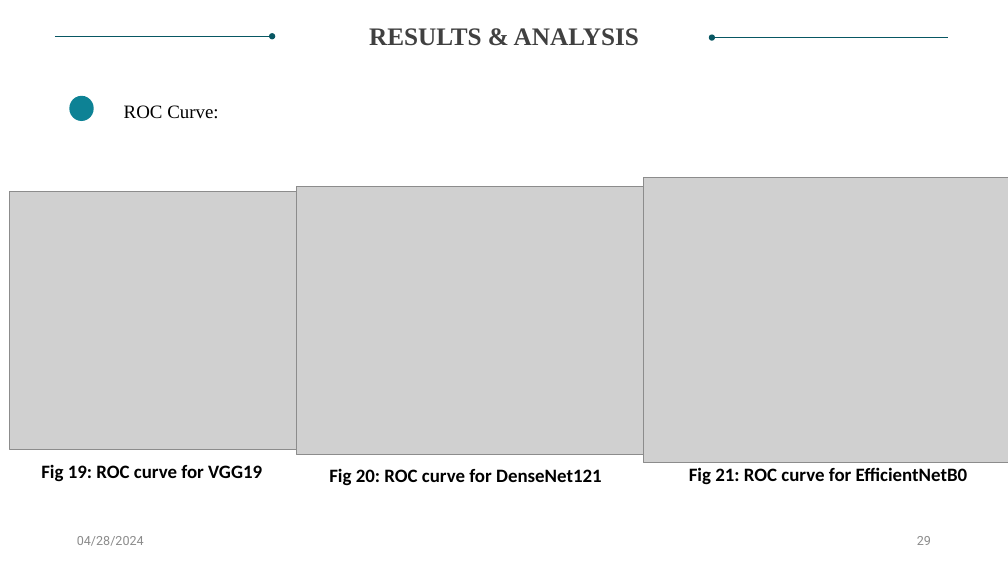
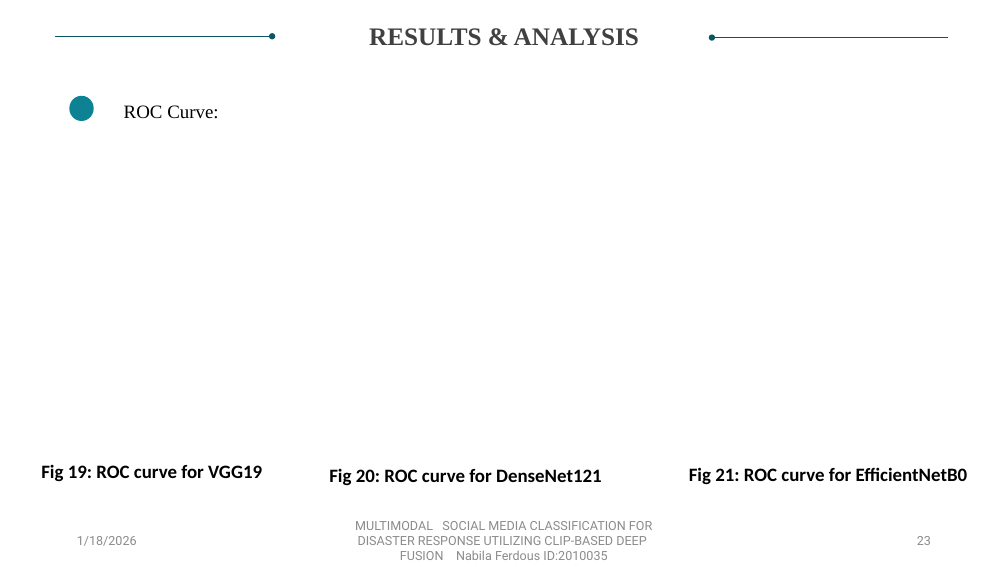
Before and after one commit to NabilaFerdousPrapty/LifeLine, a slide deck: slide 23 of proposal/2010035.pptx (slide 29 before the commit). Drawn at 1008x567 pixels with LibreOffice and Linux fonts; fonts in the diff are those of the drawing; grey boxes stand for pictures. Boxes give left, top, right and bottom in pixels: in the first picture for what was removed or moved away, otherwise in the second. Text is boxed around its words. In the diff, an @@ line names an element or a change of style, - is before the commit and + after.

```diff
--- a/proposal/2010035.pptx
+++ b/proposal/2010035.pptx
@@ picture removed at (644, 177, 1008, 463) @@
@@ picture removed at (10, 192, 318, 449) @@
@@ picture removed at (296, 186, 644, 454) @@
@@ text at (77, 536, 137, 546): text changed @@
-04/28/2024
+1/18/2026
@@ text added at (355, 521, 652, 560), 12 pt, text #8C8C8C @@
+MULTIMODAL SOCIAL MEDIA CLASSIFICATION FOR DISASTER RESPONSE UTILIZING CLIP-BASED DEEP FUSION Nabila Ferdous ID:2010035
@@ page number at (917, 536, 931, 545): text changed @@
-29
+23
```
Also in this commit, not shown: 22 other slides changed, 6 slides added, 13 slides removed.
